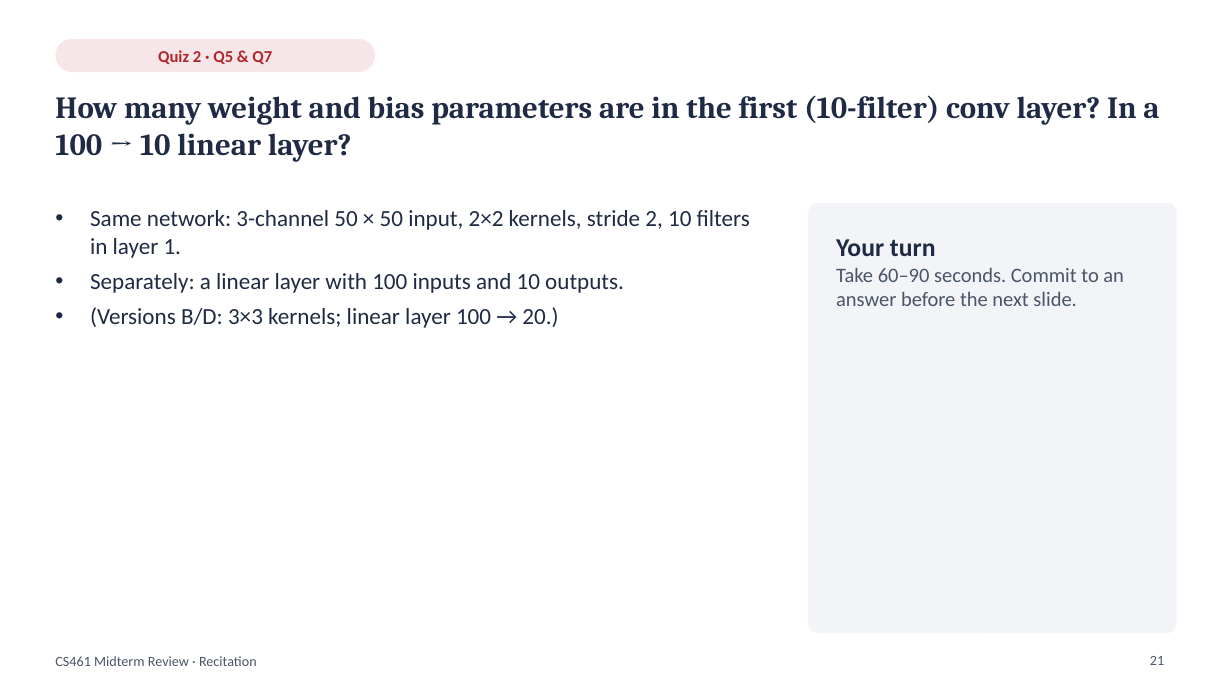
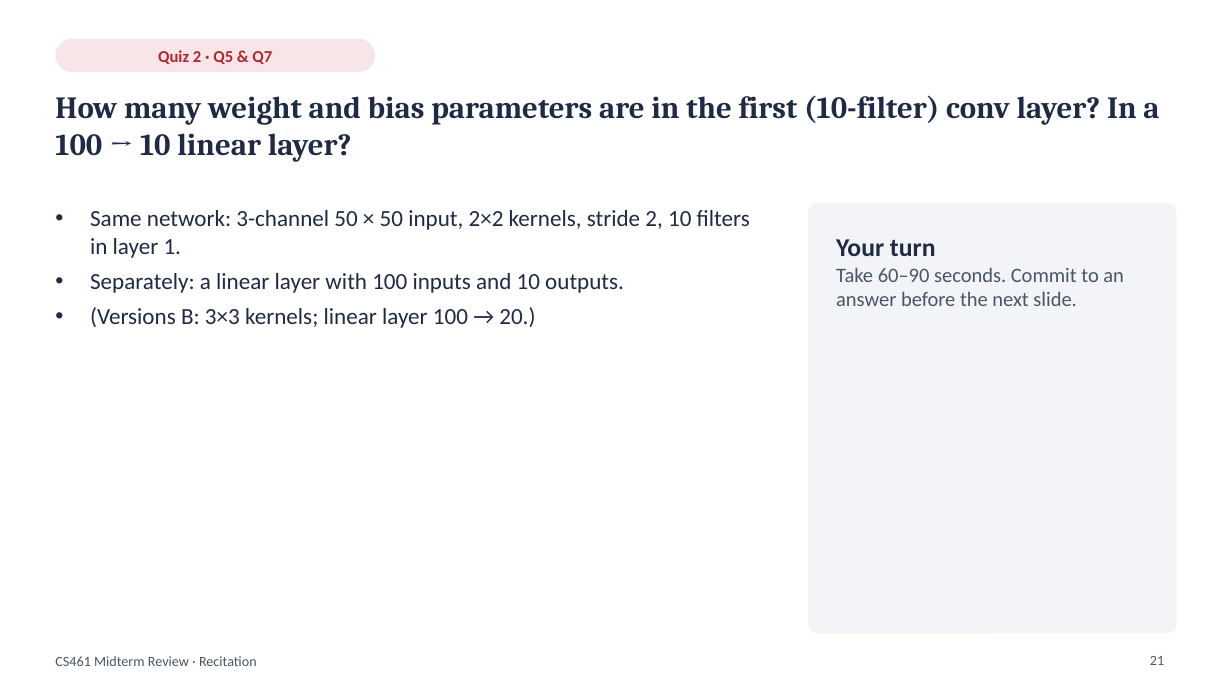
Before and after one commit to flyleeee/ML_Principles_26_Fall_Recitation, a slide deck: slide 21 of CS461_Midterm_Review_Quiz1_Quiz2_v3.pptx. Drawn at 1232x693 pixels with LibreOffice and Linux fonts; fonts in the diff are those of the drawing. Boxes give left, top, right and bottom in pixels: in the first picture for what was removed or moved away, otherwise in the second. Text is boxed around its words. In the diff, an @@ line names an element or a change of style, - is before the commit and + after.

```diff
--- a/CS461_Midterm_Review_Quiz1_Quiz2_v3.pptx
+++ b/CS461_Midterm_Review_Quiz1_Quiz2_v3.pptx
@@ text at <box>90,307,535,328</box>: text changed @@
-• (Versions B/D: 3×3 kernels; linear layer 100 → 20.)
+• (Versions B: 3×3 kernels; linear layer 100 → 20.)
```
Also in this commit, not shown: 5 other slides changed.
